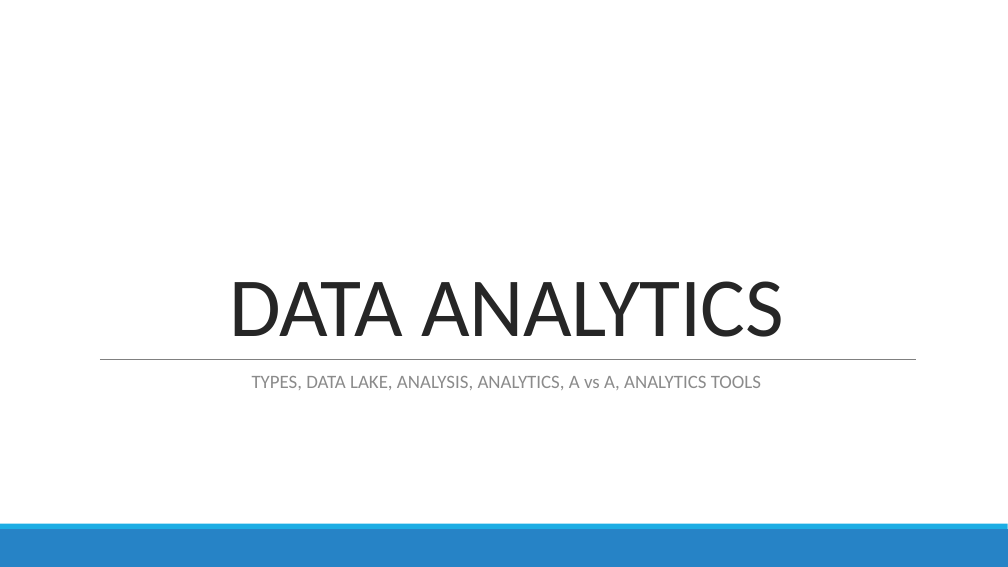
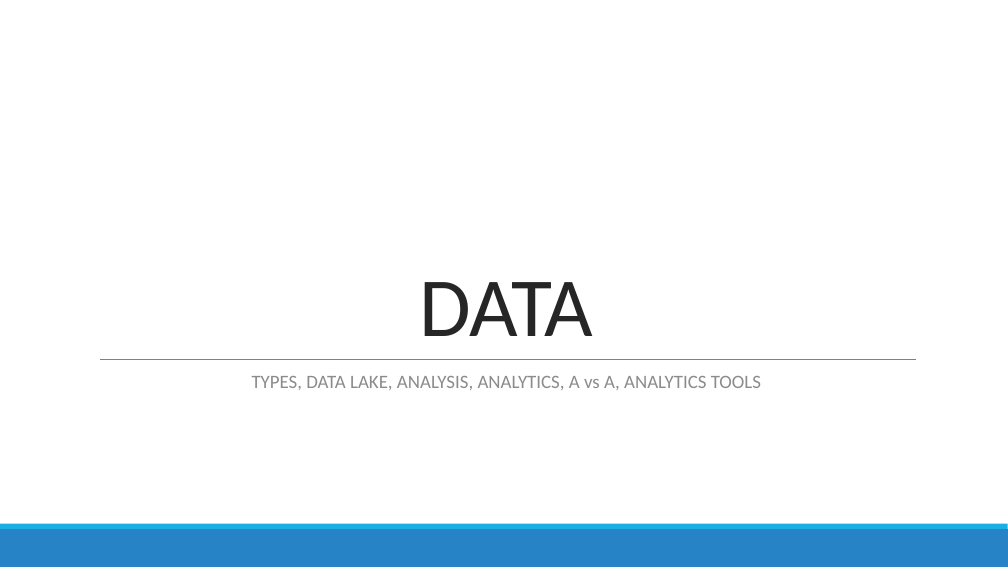
Before and after one commit to DistributedSystems-Fall2018-NEDUET/project-dist_sys, a slide deck: slide 9 of Project Interim Submission/Generic DS Framework.pptx. Drawn at 1008x567 pixels with LibreOffice and Linux fonts; fonts in the diff are those of the drawing. Boxes give left, top, right and bottom in pixels: in the first picture for what was removed or moved away, otherwise in the second. Text is boxed around its words. In the diff, an @@ line names an element or a change of style, - is before the commit and + after.

Commit message:
Added Data Slide
Added introduction slide of Data

```diff
--- a/Project Interim Submission/Generic DS Framework.pptx
+++ b/Project Interim Submission/Generic DS Framework.pptx
@@ title at (420,282,594,336): text changed @@
-DATA ANALYTICS
+DATA
```
Also in this commit, not shown: 1 other slide changed, 1 slide added.
